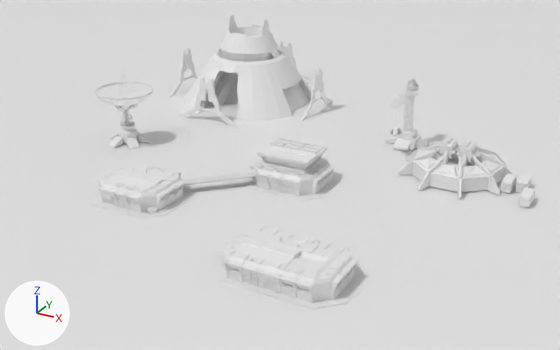
Two versions of the glTF model public/models/hadleys.glb, one commit apart.
Before and after are seen from a camera (50 mm lens) standing at (12.47, -20.22, 9.24) and looking at (2.25, -1.65, -0.05). The lights are fixed; the arrows at lower left show +X, +Y and +Z. Where no turn or scale is listed for an object, it has been applied to the vertices.
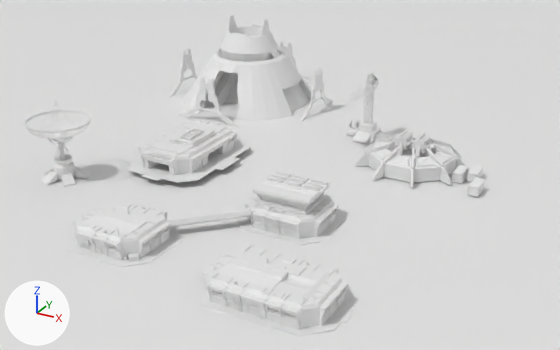
The change in detail:
Mesh me_cube_009 is new.
It has 32 vertices, 16 faces and spans x -4.53..5.3, y -4.61..2.36, z 0.0..1.43.
Mesh me_cylinder_047 is new.
It has 63 vertices, 122 faces and spans x -0.068..0.068, y -0.052..0.0704, z -0.0105..-0.0026.
Mesh me_cube_071 is new.
It has 2557 vertices, 5200 faces and spans x -6.6..5.57, y -4.87..2.63, z 0.0..2.78.
Mesh me_cube_008 is new.
It has 32 vertices, 60 faces and spans x -1.29..1.5, y -2.01..1.86, z 0.0..0.02.
Object 'Cube.123' (ob_cube_123) moves from (1.27, -3.47, 0.24) to (2.43, -5.7, 0.24).
Object 'Cube.055' (ob_cube_055) moves from (2.82, -1.94, 0.02) to (3.98, -4.17, 0.02).
Object 'Cube.114' (ob_cube_114) moves from (2.82, -1.94, 0.02) to (3.98, -4.17, 0.02).
Object 'Cube.053' (ob_cube_053) moves from (5.16, -6.57, 0.02) to (5.36, -7.57, 0.02).
Object 'Cube.060' (ob_cube_060) moves from (5.16, -6.57, 0.02) to (5.36, -7.57, 0.02).
Object 'Cube.052' (ob_cube_052) moves from (-0.37, -4.87, 0.02) to (0.79, -7.1, 0.02).
Object 'Cube.064' (ob_cube_064) moves from (-0.37, -4.87, 0.02) to (0.79, -7.1, 0.02).
Object 'Cylinder.008' (ob_cylinder_008) moves from (-3.34, -1.75, 0.05) to (-3.14, -4.94, 0.05).
Object 'Sphere.005' (ob_sphere_005) moves from (-3.34, -1.76, 1.09) to (-3.14, -4.94, 1.09).
Object 'Cube.059' (ob_cube_059) moves from (4.73, 2.42, 0.04) to (3.33, 2.42, 0.04).
Object 'Cylinder' (ob_cylinder) moves from (4.73, 1.28, 1.68) to (3.33, 1.28, 1.68).
Object 'Cylinder.003' (ob_cylinder_003) moves from (6.88, 0.76, 0.04) to (5.49, 0.76, 0.04).
Object 'grinder1' (ob_grinder1) moves from (6.6, 0.75, 0.81) to (5.21, 0.75, 0.81).
Object 'grinder2' (ob_grinder2) moves from (7.16, 0.75, 0.81) to (5.77, 0.75, 0.81).
Object 'Cube.006' (ob_cube_006) moves from (2.81, -1.95, 0.0) to (3.97, -4.18, 0.0).
Object 'Cube.005' (ob_cube_005) moves from (-0.36, -4.88, 0.0) to (0.8, -7.11, 0.0).
Object 'Cube.008' (ob_cube_008) is new; it shows me_cube_009.
Its location is (-0.38, -1.96, 0.21).
Its rotation in degrees is (0, 0, -90).
Its scale is (-0.271, 0.271, 0.271).
Object 'Cylinder.033' (ob_cylinder_033) is new; it shows me_cylinder_047.
Its location is (-0.39, -2.3, 0.96).
Object 'Cylinder.032' (ob_cylinder_032) is new; it shows a copy of me_cylinder_047.
Its location is (-0.39, -2.49, 0.96).
Object 'Cube.077' (ob_cube_077) is new; it shows me_cube_071.
Its location is (-0.38, -1.96, 0.21).
Its rotation in degrees is (0, 0, -90).
Its scale is (-0.271, 0.271, 0.271).
Object 'Cube.007' (ob_cube_007) is new; it shows me_cube_008.
Its location is (-0.64, -2.15, 0.19).

Changed parts and their boxes (x1, y1, x2, y2) in the pictures (560 x 350 px):
'Cube.060', moved
    before: (219, 226, 358, 303)
    after: (202, 246, 348, 330)
'Cube.064', moved
    before: (97, 164, 184, 214)
    after: (73, 202, 171, 262)
'Cube.114', moved
    before: (250, 138, 334, 196)
    after: (244, 171, 339, 239)
'Cylinder.003', moved
    before: (398, 143, 535, 208)
    after: (355, 136, 485, 197)
'Cube.077', added
    after: (138, 121, 237, 175)
'Cube.059', moved
    before: (385, 79, 429, 151)
    after: (346, 73, 389, 143)
'Cube.005', moved
    before: (90, 186, 196, 218)
    after: (65, 227, 184, 267)
'Sphere.005', moved
    before: (96, 76, 153, 111)
    after: (25, 105, 91, 144)
'Cylinder.008', moved
    before: (108, 111, 150, 149)
    after: (41, 142, 89, 187)
'Cube.007', added
    after: (127, 139, 250, 183)
'Cube.006', moved
    before: (243, 173, 341, 202)
    after: (236, 211, 345, 246)
'Cube.123', moved
    before: (180, 169, 256, 185)
    after: (166, 208, 251, 227)
'Cube.055', moved
    before: (264, 156, 331, 195)
    after: (260, 194, 335, 238)
'grinder2', moved
    before: (457, 141, 479, 162)
    after: (412, 133, 433, 154)
'grinder1', moved
    before: (439, 138, 460, 158)
    after: (394, 130, 415, 150)
'Cube.053', moved
    before: (230, 266, 309, 291)
    after: (212, 289, 295, 317)
'Cylinder', moved
    before: (389, 105, 402, 136)
    after: (348, 98, 360, 129)
'Cube.052', moved
    before: (105, 185, 182, 208)
    after: (81, 227, 168, 255)
'Cube.008', added
    after: (193, 137, 234, 171)
